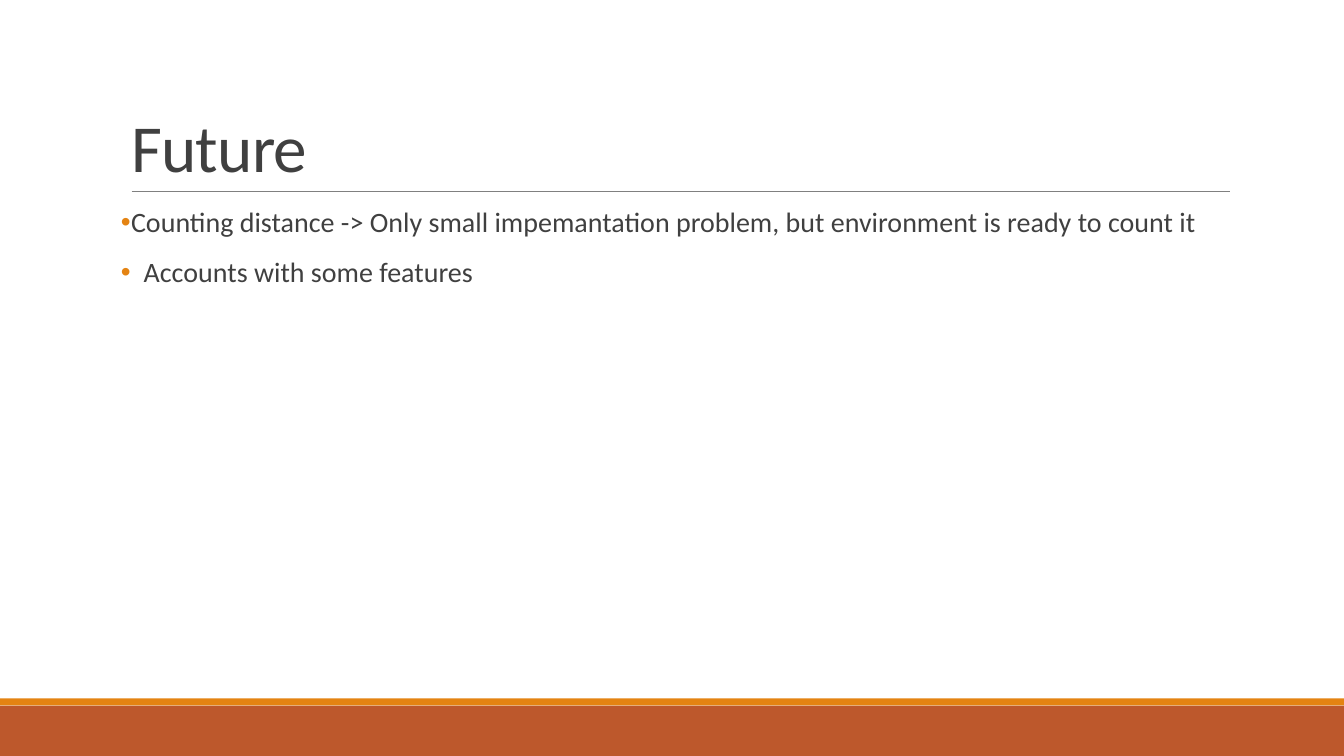
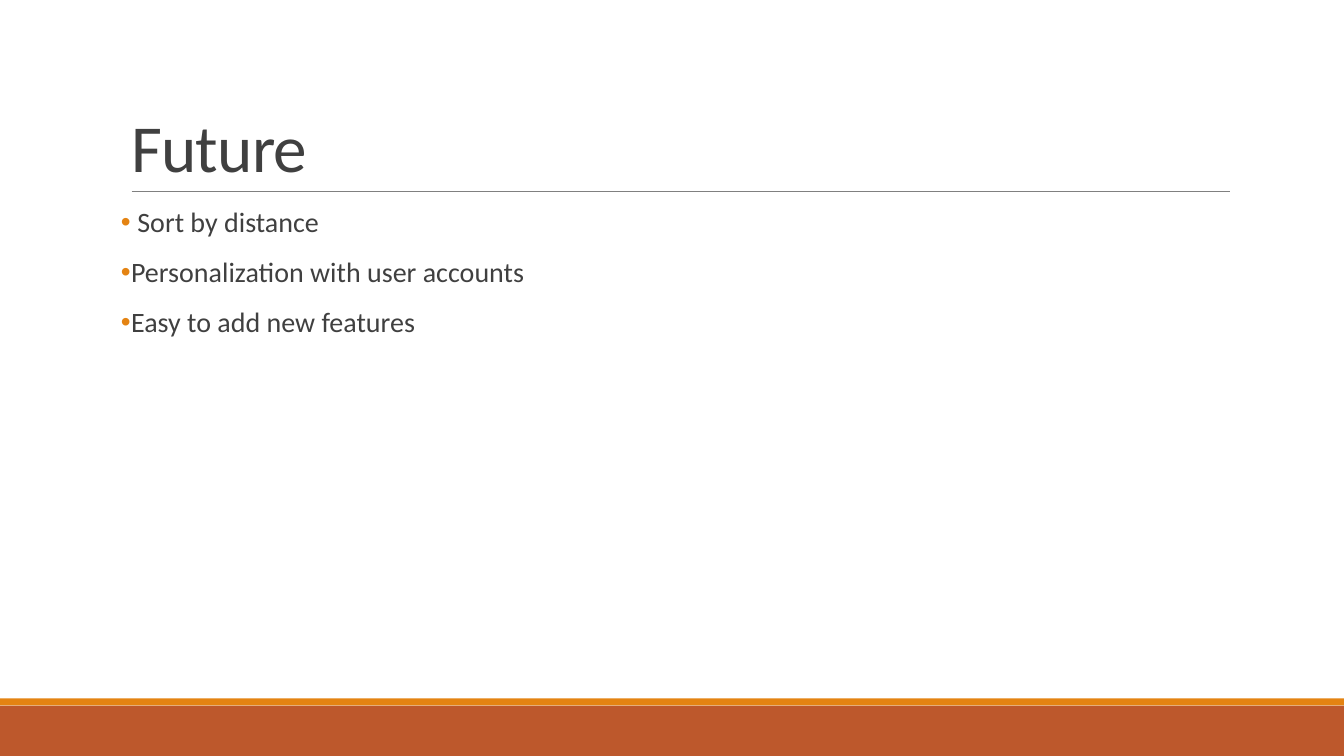
Before and after one commit to coding-competition-2019/nully, a slide deck: slide 5 of Our Application.pptx. Drawn at 1344x756 pixels with LibreOffice and Linux fonts; fonts in the diff are those of the drawing. Boxes give left, top, right and bottom in pixels: in the first picture for what was removed or moved away, otherwise in the second. Text is boxed around its words. In the diff, an @@ line names an element or a change of style, - is before the commit and + after.

```diff
--- a/Our Application.pptx
+++ b/Our Application.pptx
@@ text at (131,212,524,337): text changed @@
-• Counting distance -> Only small impemantation problem, but environment is ready to count it
-• Accounts with some features
+• Sort by distance
+• Personalization with user accounts
+• Easy to add new features
```
Also in this commit, not shown: 3 other slides changed, 1 slide added, 1 slide removed.
